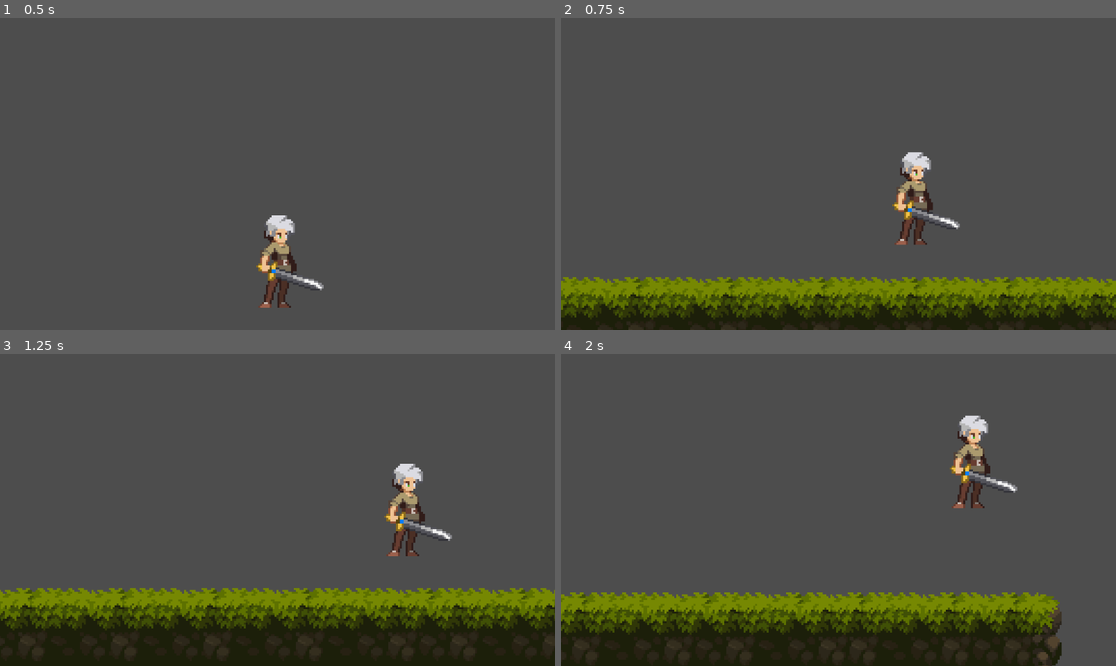
Above: before the commit, frames 1-4 (two rows, left to right).
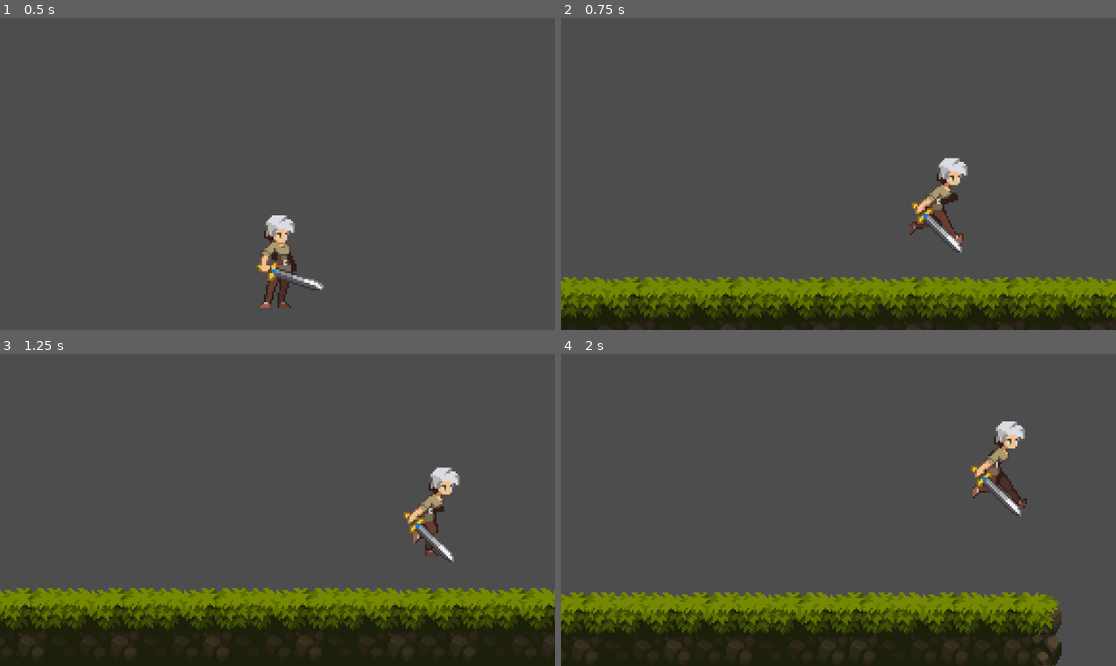
Above: after the commit, the same moments.

Repository: amusci/4FunGames
Game: Godot game, scene res://Levels/test_level.tscn
Two runs of this game, one before a commit and one after it. Both use one fixed random seed, a clock stepped at 60 frames per second and the inputs below.
Inputs:
- Up to frame 1 (0.5 s): no input
- Up to frame 2 (0.75 s): hold D (right) from 0.53 s (still down); tap Space (jump) at 0.6 s
- Up to frame 3 (1.25 s): keep holding D (right); tap Space (jump) at 0.77, 1.07 s
- Up to frame 4 (2 s): keep holding D (right); tap Space (jump) at 1.35, 1.52, 1.82 s

Frame 1 is identical in both runs. In frame 2, 2.3% of the frame differs, in the area x 59-74%, y 42-76%; in frame 3, 2.2%; in frame 4, 2.3%.

Commit message:
run animation / flipping

Diff:
--- a/Godot/platformer tutorial/Character/Player/player.gd
+++ b/Godot/platformer tutorial/Character/Player/player.gd
@@ -5,10 +5,14 @@
 @export var JUMP_VELOCITY : float = -200.0
 @export var DOUBLE_JUMP_VELOCITY : float = -100
 
+@onready var animated_sprite : AnimatedSprite2D = $AnimatedSprite2D
+
 
 # Get the gravity from the project settings to be synced with RigidBody nodes.
 var gravity = ProjectSettings.get_setting("physics/2d/default_gravity")
 var has_double_jumped : bool = false
+var animation_locked : bool = false
+var direction : Vector2 = Vector2.ZERO
 
 
 func _physics_process(delta):
@@ -30,10 +34,28 @@
 
 	# Get the input direction and handle the movement/deceleration.
 	# As good practice, you should replace UI actions with custom gameplay actions.
-	var direction = Input.get_axis("left", "right")
+	direction = Input.get_vector("left", "right", "up", "down")
 	if direction:
-		velocity.x = direction * SPEED
+		velocity.x = direction.x * SPEED
 	else:
 		velocity.x = move_toward(velocity.x, 0, SPEED)
 
 	move_and_slide()
+	update_animation()
+	update_facing_direction()
+
+
+func update_animation():
+
+	if not animation_locked:
+		if direction.x != 0:
+			animated_sprite.play("run")
+		else:
+			animated_sprite.play("idle")
+
+
+func update_facing_direction():
+	if direction.x > 0:
+		animated_sprite.flip_h = false
+	elif direction.x < 0:
+		animated_sprite.flip_h = true
--- a/Godot/platformer tutorial/Character/Player/player.tscn
+++ b/Godot/platformer tutorial/Character/Player/player.tscn
@@ -223,11 +223,14 @@
 
 [node name="Player" type="CharacterBody2D"]
 script = ExtResource("1_446te")
+SPEED = null
+JUMP_VELOCITY = null
+DOUBLE_JUMP_VELOCITY = null
 
 [node name="AnimatedSprite2D" type="AnimatedSprite2D" parent="."]
 position = Vector2(-32, -40)
 sprite_frames = SubResource("SpriteFrames_oiksw")
-animation = &"idle"
+animation = &"jump_start"
 autoplay = "idle"
 centered = false
 
